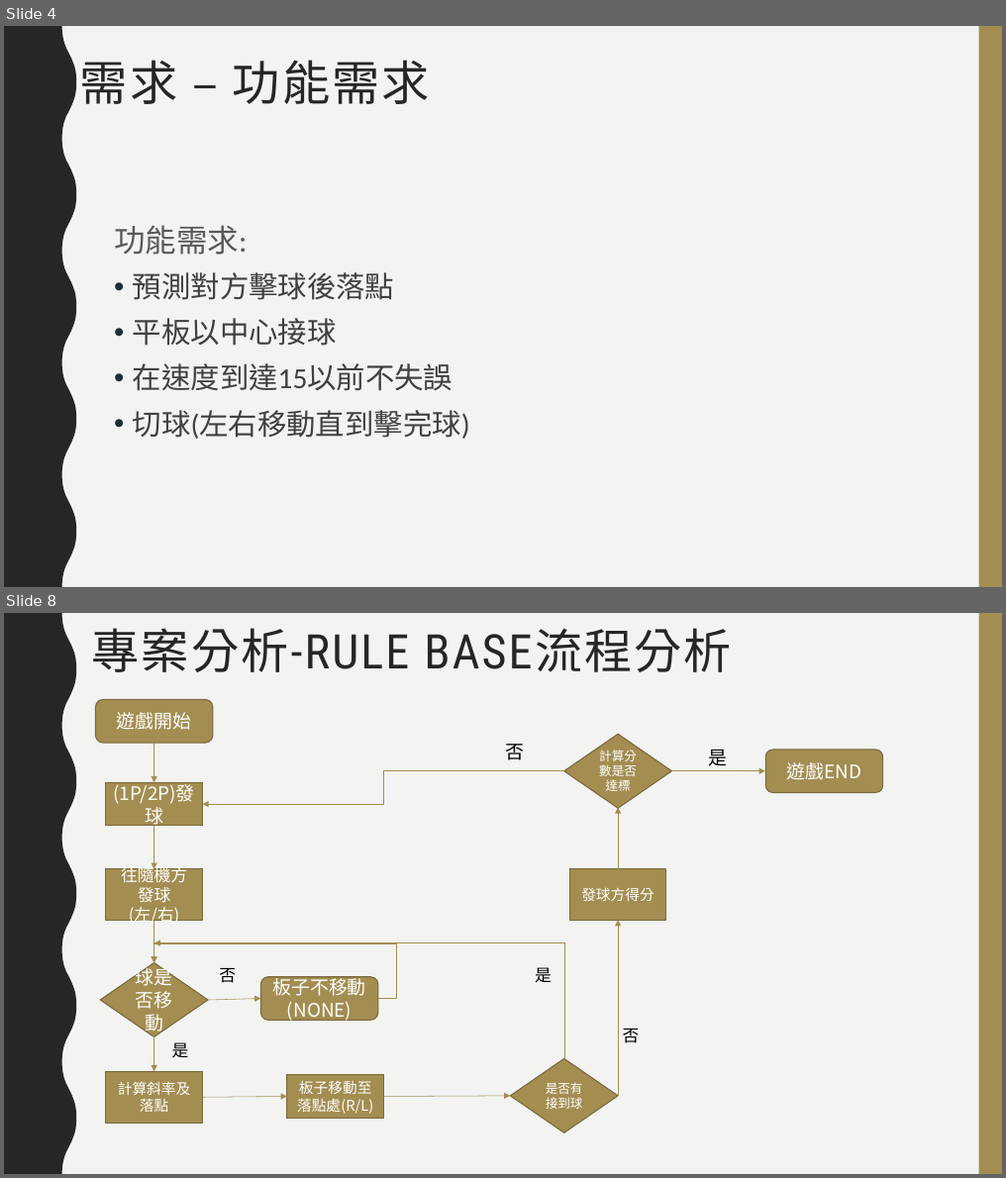
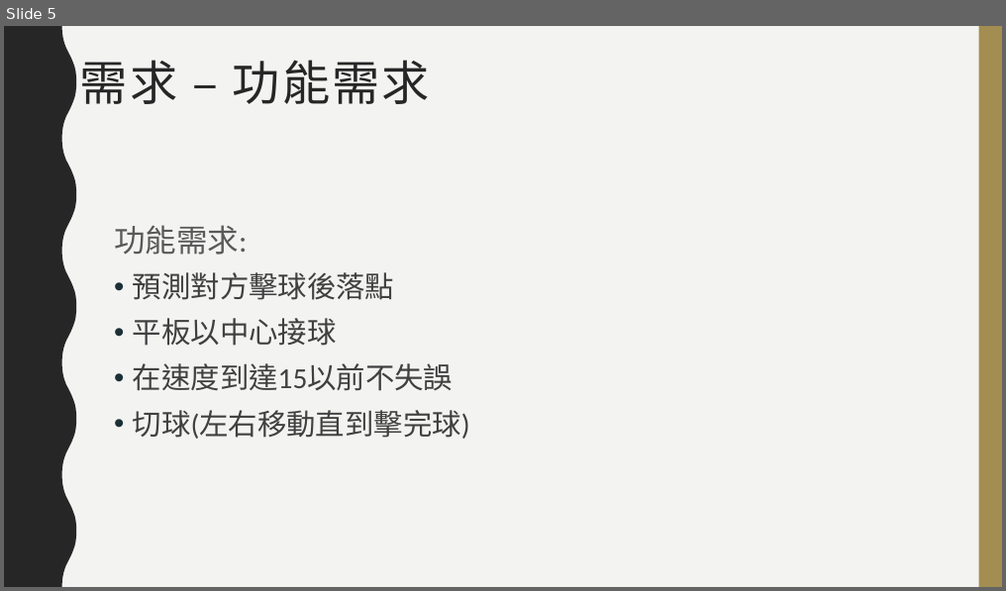
Before and after one commit to choutengfeng/0652074, a slide deck: HM5/專案管理.pptx. Shown one above the other, each under a label of ours: slides 4 and 8 before the commit, slide 5 after it; the slides between them are not shown. The pictures are 1006x1178 and 1006x591 pixels, drawn with LibreOffice and Linux fonts; fonts in the diff are those of the drawing. Boxes give left, top, right and bottom in pixels: in the first picture for what was removed or moved away, otherwise in the second. Text is boxed around its words. In the diff, an @@ line names an element or a change of style, - is before the commit and + after.

```diff
--- a/HM5/專案管理.pptx
+++ b/HM5/專案管理.pptx
@@ slide 8 removed at bbox=[4, 613, 1002, 1174], background #F3F3F2; not listed: 2 template elements that a slide beside it also shows @@
@@ title removed at bbox=[92, 628, 731, 672] @@
-專案分析-RULE BASE流程分析
@@ rounded rectangle removed at bbox=[95, 700, 213, 744] @@
-遊戲開始
@@ arrow removed from (154, 743) to (154, 783) @@
@@ text removed at bbox=[505, 744, 524, 761] @@
-否
@@ diamond removed at bbox=[564, 735, 672, 808] @@
-計算分數是否達標
@@ text removed at bbox=[709, 750, 728, 766] @@
-是
@@ rounded rectangle removed at bbox=[766, 750, 884, 793] @@
-遊戲END
@@ rectangle removed at bbox=[106, 783, 202, 827] @@
-(1P/2P)發球
@@ elbow arrow removed from (564, 771) to (202, 805) @@
@@ arrow removed from (672, 771) to (765, 771) @@
@@ arrow removed from (618, 869) to (618, 808) @@
@@ arrow removed from (154, 826) to (154, 869) @@
@@ rectangle removed at bbox=[106, 869, 202, 920] @@
-往隨機方發球(左/右)
@@ rectangle removed at bbox=[570, 869, 666, 920] @@
-發球方得分
@@ arrow removed from (154, 921) to (154, 963) @@
@@ arrow removed from (618, 1096) to (618, 920) @@
@@ diamond removed at bbox=[101, 963, 208, 1038] @@
-球是否移動
@@ elbow arrow removed from (378, 998) to (154, 963) @@
@@ elbow arrow removed from (564, 1059) to (154, 943) @@
@@ text removed at bbox=[219, 968, 236, 983] @@
-否
@@ text removed at bbox=[535, 967, 551, 982] @@
-是
@@ arrow removed from (208, 1000) to (260, 998) @@
@@ rounded rectangle removed at bbox=[260, 977, 378, 1020] @@
-板子不移動(NONE)
@@ arrow removed from (154, 1038) to (154, 1072) @@
@@ text removed at bbox=[172, 1043, 189, 1058] @@
-是
@@ text removed at bbox=[623, 1029, 640, 1044] @@
-否
@@ rectangle removed at bbox=[106, 1072, 202, 1123] @@
-計算斜率及落點
@@ rectangle removed at bbox=[287, 1075, 383, 1118] @@
-板子移動至落點處(R/L)
@@ diamond removed at bbox=[510, 1059, 618, 1134] @@
-是否有接到球
@@ arrow removed from (202, 1097) to (287, 1096) @@
@@ arrow removed from (383, 1096) to (510, 1096) @@
@@ what was slide 4 is now slide 5 @@
```
Also in this commit, not shown: 3 slides changed.
